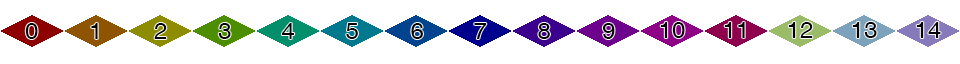
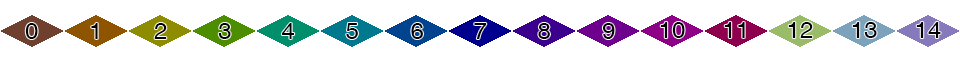
Revision of a layered 960 x 64 image; what changed, layer by layer:
painted on "Fogged" (15th of 16, in "Debug") over [1,15,63,47]
